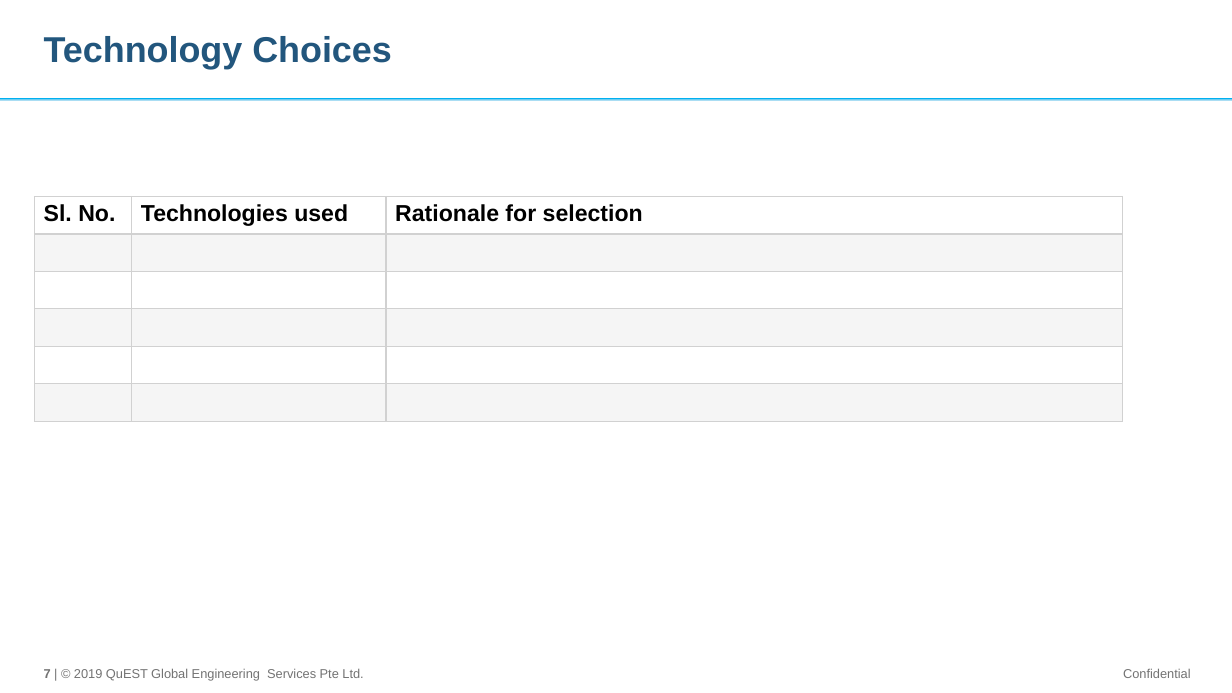
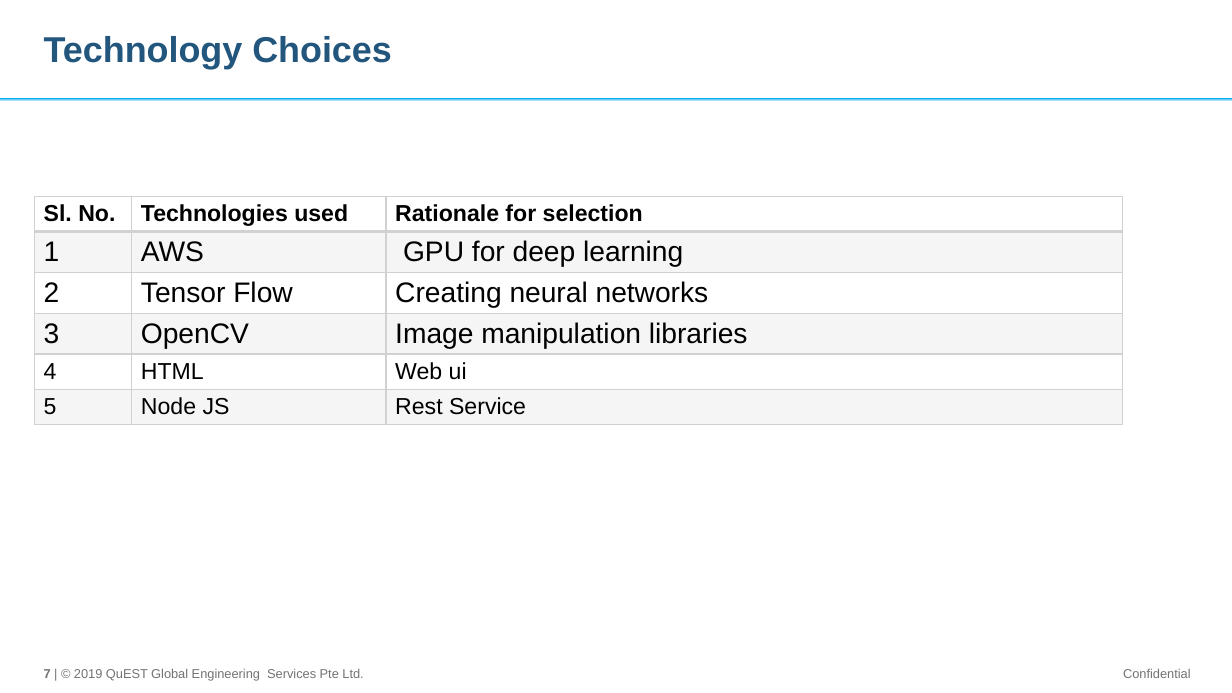
Before and after one commit to vishnurapps/BlueBytes, a slide deck: slide 7 of Doc/HackathonFY19-PresentationTemplate.odp. Drawn at 1232x693 pixels with LibreOffice and Linux fonts; fonts in the diff are those of the drawing; background and template pictures are left out. Boxes give left, top, right and bottom in pixels: in the first picture for what was removed or moved away, otherwise in the second. Text is boxed around its words. In the diff, an @@ line names an element or a change of style, - is before the commit and + after.

Commit message:
Updated PPT

```diff
--- a/Doc/HackathonFY19-PresentationTemplate.odp
+++ b/Doc/HackathonFY19-PresentationTemplate.odp
@@ table at (x1=34, y1=196, x2=1122, y2=421) @@
-row 2:  |  | 
+row 2: 1 | AWS | GPU for deep learning
-row 3:  |  | 
+row 3: 2 | Tensor Flow | Creating neural networks
-row 4:  |  | 
+row 4: 3 | OpenCV | Image manipulation libraries
-row 5:  |  | 
+row 5: 4 | HTML | Web ui
-row 6:  |  | 
+row 6: 5 | Node JS | Rest Service
```
Also in this commit, not shown: 4 other slides changed, 1 other file.
